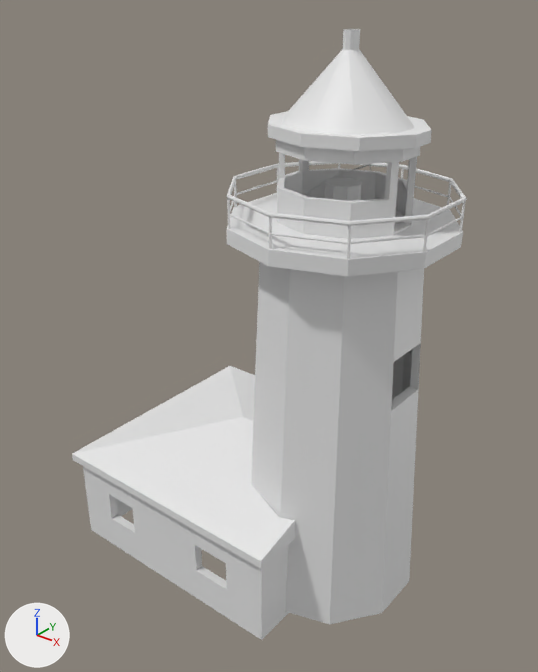
An edit to the FBX model Assets/Antonio/Lighthouse.fbx, drawn before and after from the same camera.
The view is the same before and after, from a 50 mm lens placed at (7.56, -11.69, 12.63), pointed at (-1.68, -0.14, 5.47). Every picture has the same lights, and +X, +Y and +Z are marked at lower left. Where no turn or scale is listed for an object, it has been applied to the vertices. Vertices at the same position are counted once.
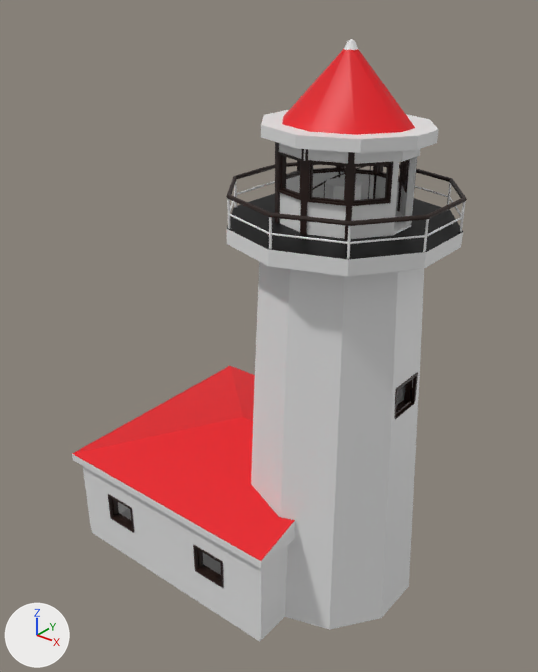
Boxes (x1, y1, x2, y2) around the edits, measured in the pictures (538 x 672 px; the box of a moved part takes in the faces that stretch with it):
'Circle', reshaped
    before: (226, 29, 467, 624)
    after: (226, 39, 467, 630)
'Cube.001', reshaped
    before: (83, 466, 288, 640)
    after: (83, 466, 288, 641)
'Cube.006', added (black)
    after: (278, 152, 417, 206)
'Cube.007', added (black)
    after: (275, 142, 403, 240)
'Cube.004', added
    after: (193, 545, 224, 588)
'Cube.005', added (black)
    after: (394, 372, 418, 419)
'Cube.003', added
    after: (108, 494, 134, 533)
part 1 of me_cube_000, recoloured (white to red)
    both: (72, 366, 295, 561)
part 2 of me_cube_003, added
    after: (92, 508, 261, 641)
part 3 of me_cube_003, moved or reshaped
    before: (194, 530, 262, 640)
    after: (194, 530, 261, 639)
part 4 of me_circle_000, moved or reshaped
    before: (251, 341, 421, 624)
    after: (251, 226, 463, 630)
part 5 of me_circle_000, moved or reshaped
    before: (268, 29, 432, 151)
    after: (261, 39, 438, 153)
part 6 of me_circle_000, recoloured (white to red)
    both: (282, 49, 415, 135)
part 7 of me_circle_000, recoloured (white to black)
    both: (226, 162, 467, 226)
part 8 of me_circle_000, recoloured (white to black)
    both: (227, 193, 463, 260)

The edits, one by one:
Material 'Dark Metal' (mat_dark_metal) is new.
Its base color is (0.0194, 0.0194, 0.0194) (black #262626).
Its metallic is 1.0.
Material 'Wood' (mat_wood) is new.
Its base color is (0.0167, 0.00434, 0.00161) (black #230e05).
Material 'Roof' (mat_roof) is new.
Its base color is (0.8, 0.0, 0.00635) (red #e70013).
Material 'Wall' (mat_wall) is new.
Its base color is (0.8, 0.8, 0.8) (white #e7e7e7).
me_cube_003 is used by ob_cube_001; location (-2.18, 0.0, 1.0).
me_cube_003 had 168 vertices, 176 faces and spanned x -3.27..2.38, y -2.74..2.74, z -1.22..0.97.
me_cube_003 now has 200 vertices, 206 faces and spans x -3.27..3.86, y -2.74..2.74, z -1.32..0.97.
me_cube_003 part 2: a new loose piece of 32 vertices spanning x -3.25..3.86, y -2.74..2.74, z -1.32..-1.13.
me_cube_003 part 3: 8 vertices moved from x 1.4, y -2.74..-2.55, z -1.22..0.97 to x 1.33, y -2.74..-2.55, z -1.22..0.97.
me_circle_000 is used by ob_circle; location (0.0, 0.0, 0.0).
me_circle_000 had 671 vertices, 576 faces and spanned x -2.14..2.17, y -2.27..2.27, z -0.08..11.78.
me_circle_000 now has 704 vertices, 618 faces and spans x -2.14..2.17, y -2.27..2.27, z -0.23..11.63.
me_circle_000 part 4: 64 vertices moved from x -1.79..1.9, y -1.98..1.98, z -0.08..6.1 to x -1.79..1.9, y -1.98..1.98, z -0.23..5.46; 12 vertices removed from x 1.45..1.9, y -0.54..0.54, z -0.08..6.08; 44 vertices added at x 1.27..2.17, y -0.54..0.54, z -0.23..8.44.
me_circle_000 part 5: 34 vertices moved from x -1.55..1.57, y -1.4..1.4, z 10.0..11.46 to x -1.63..1.66, y -1.55..1.55, z 10.0..11.46; 12 vertices removed from x -0.09..0.14, y -0.17..0.17, z 11.78; 13 vertices added at x -0.02..0.08, y -0.09..0.09, z 11.58..11.63.
me_circle_000 part 6: 12 faces spanning x -1.24..1.27, y -1.16..1.16, z 10.23..11.46 switch from no material to mat_roof (red #e70013).
me_circle_000 part 7: 96 faces spanning x -2.14..2.16, y -2.27..2.27, z 8.97..9.06 switch from no material to mat_wood (black #230e05).
me_circle_000 part 8: 10 faces spanning x -2.14..2.17, y -2.27..2.27, z 8.42..8.44 switch from no material to mat_dark_metal (black #262626).
me_circle_000 now uses material mat_wall (white #e7e7e7).
me_cube_000 has 48 vertices, 38 faces and spans x -3.42..2.5, y -2.9..2.9, z 0.97..1.96.
me_cube_000 is used by ob_cube; location (-2.18, 0.0, 1.0).
me_cube_000 part 1: all 12 faces centred in x -2.42..2.33, y -2.37..2.37, z 1.3..1.6 switch from no material to mat_roof (red #e70013).
me_cube_000 now uses material mat_wall (white #e7e7e7).
Mesh me_cube_013 is new.
It has 48 vertices, 48 faces and spans x -0.423..0.423, y -0.093..0.138, z 0.0..0.737.
It uses material mat_wood (black #230e05).
Mesh me_cube_014 is new.
It has 48 vertices, 48 faces and spans x -0.138..0.093, y -0.423..0.423, z 0.0..0.737.
It uses material mat_wood (black #230e05).
Mesh me_cube_003_1 is new.
It has 288 vertices, 288 faces and spans x -0.32..2.28, y -0.64..1.94, z 0.0..0.72.
It uses material mat_wood (black #230e05).
Mesh me_cube is new.
It has 64 vertices, 32 faces and spans x -1.37..0.83, y -1.27..1.31, z -0.81..1.03.
It uses material mat_wood (black #230e05).
Object 'Cube.004' (ob_cube_004) is new; it shows me_cube_013.
Its location is (-1.28, -2.67, 0.62).
Object 'Cube.003' (ob_cube_003) is new; it shows a copy of me_cube_013.
Its location is (-4.13, -2.67, 0.62).
Object 'Cube.005' (ob_cube_005) is new; it shows me_cube_014.
Its location is (1.6, -0.01, 4.73).
Object 'Cube.006' (ob_cube_006) is new; it shows me_cube_003_1.
Its location is (-1.01, -0.65, 9.04).
Object 'Cube.007' (ob_cube_007) is new; it shows me_cube.
Its location is (0.03, -0.02, 9.1).
